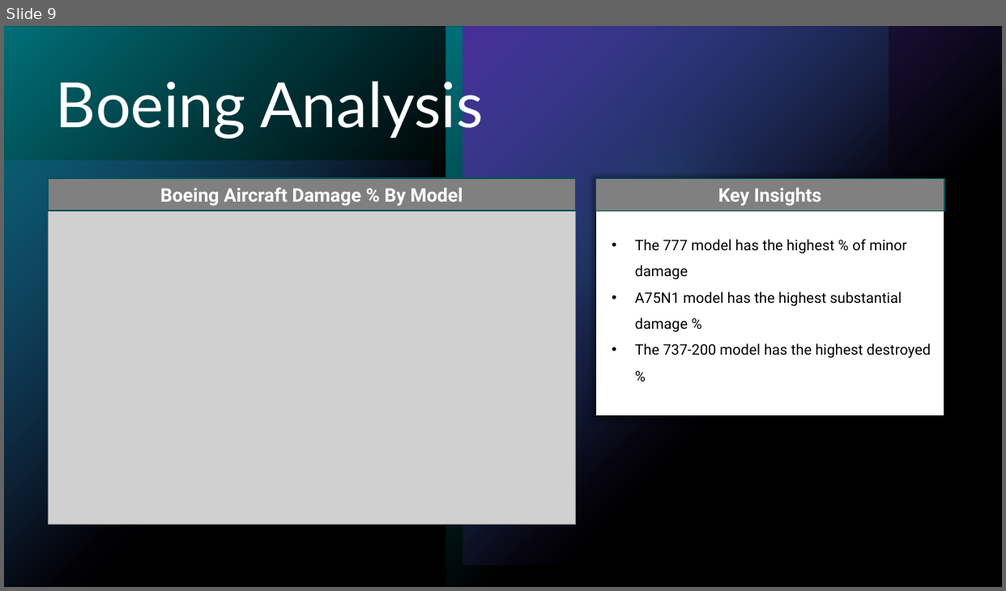
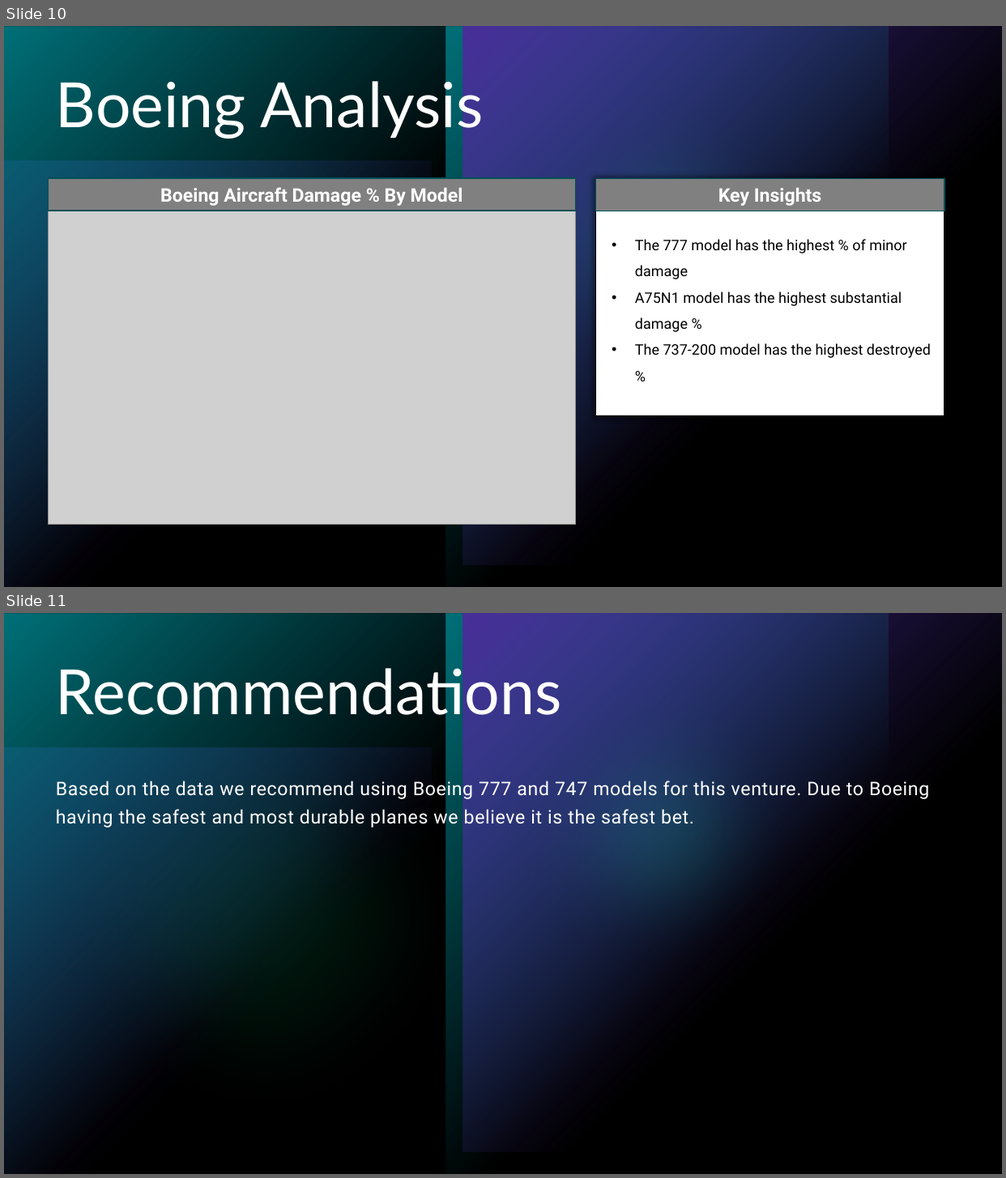
Before and after one commit to alecs1523/Aviation_Data_Analysis, a slide deck: phase_1_aviation_analysis.pptx. Shown one above the other, each under a label of ours: slide 9 before the commit, slides 10 and 11 after it. The pictures are 1006x591 and 1006x1178 pixels, drawn with LibreOffice and Linux fonts; fonts in the diff are those of the drawing; grey boxes stand for pictures. Boxes give left, top, right and bottom in pixels: in the first picture for what was removed or moved away, otherwise in the second. Text is boxed around its words. In the diff, an @@ line names an element or a change of style, - is before the commit and + after.

```diff
--- a/phase_1_aviation_analysis.pptx
+++ b/phase_1_aviation_analysis.pptx
@@ slide 11 added at (x1=4, y1=613, x2=1002, y2=1174), background #000000; not listed: 7 template elements that a slide beside it also shows @@
@@ title added at (x1=56, y1=661, x2=562, y2=726), 60 pt, text #FFFFFF @@
+Recommendations
@@ text added at (x1=56, y1=779, x2=929, y2=828), 18 pt, text #FFFFFF @@
+Based on the data we recommend using Boeing 777 and 747 models for this venture. Due to Boeing having the safest and most durable planes we believe it is the safest bet.
@@ what was slide 9 is now slide 10 @@
```
Also in this commit, not shown: 2 slides changed, 1 other slide added, 2 slides removed.
